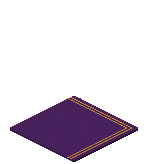
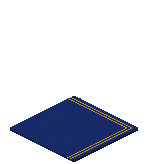
Revision of a layered 148px x 164px image; what changed, layer by layer:
pixels changed over [10, 96, 138, 162] (layer not identified)
